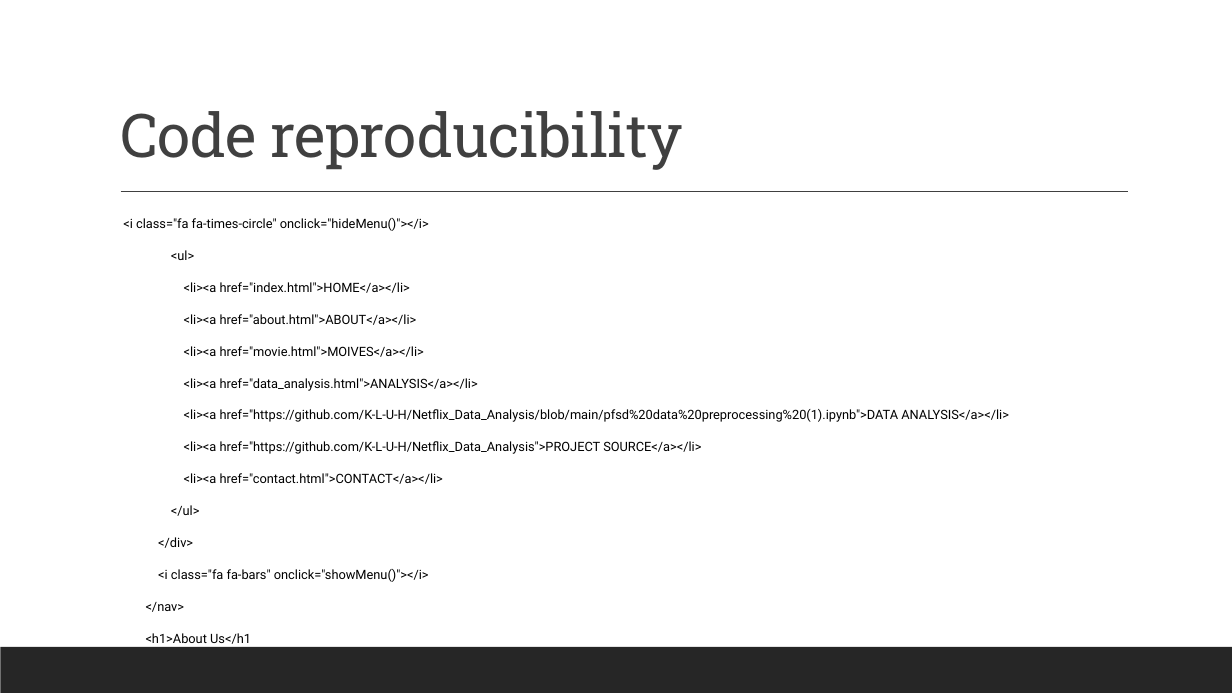
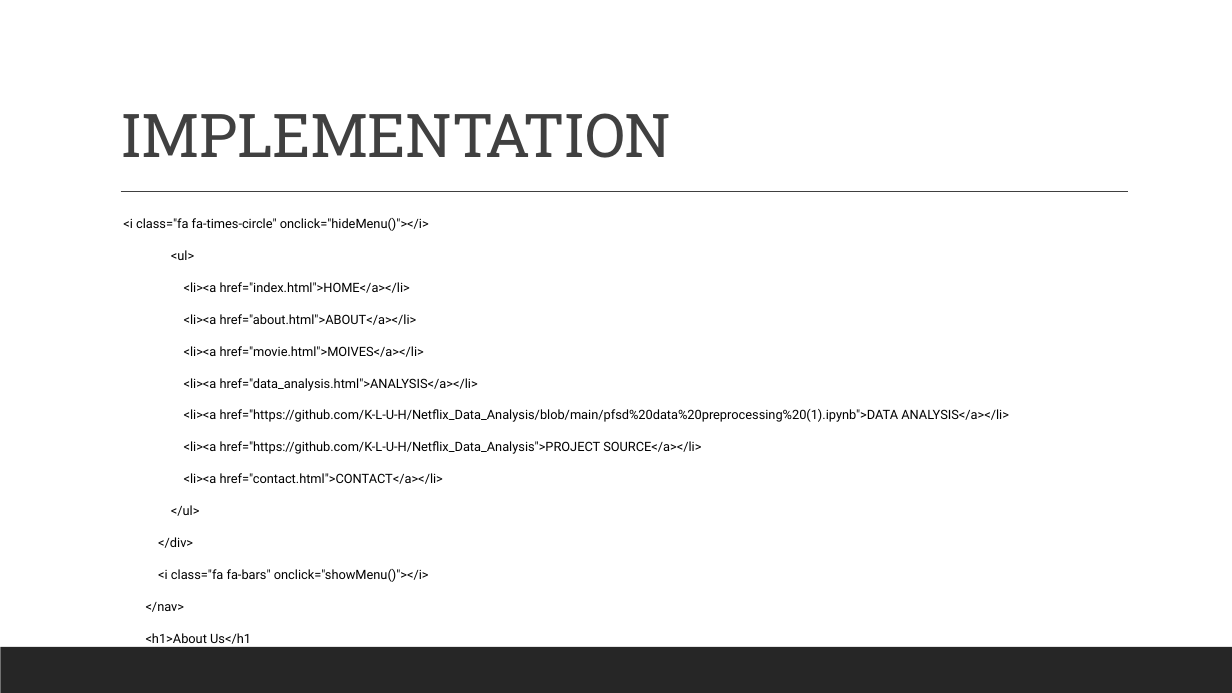
Before and after one commit to K-L-U-H/Netflix_Data_Analysis, a slide deck: slide 11 of presentations/NETFLIX DATA ANALYSIS WITH PYTHON_R4(final one).pptx (slide 12 before the commit). Drawn at 1232x693 pixels with LibreOffice and Linux fonts; fonts in the diff are those of the drawing. Boxes give left, top, right and bottom in pixels: in the first picture for what was removed or moved away, otherwise in the second. Text is boxed around its words. In the diff, an @@ line names an element or a change of style, - is before the commit and + after.

```diff
--- a/presentations/NETFLIX DATA ANALYSIS WITH PYTHON_R4(final one).pptx
+++ b/presentations/NETFLIX DATA ANALYSIS WITH PYTHON_R4(final one).pptx
@@ title at (120, 113, 672, 158): text changed @@
-Code reproducibility
+IMPLEMENTATION
```
Also in this commit, not shown: 3 other slides changed, 4 slides added, 3 slides removed.
